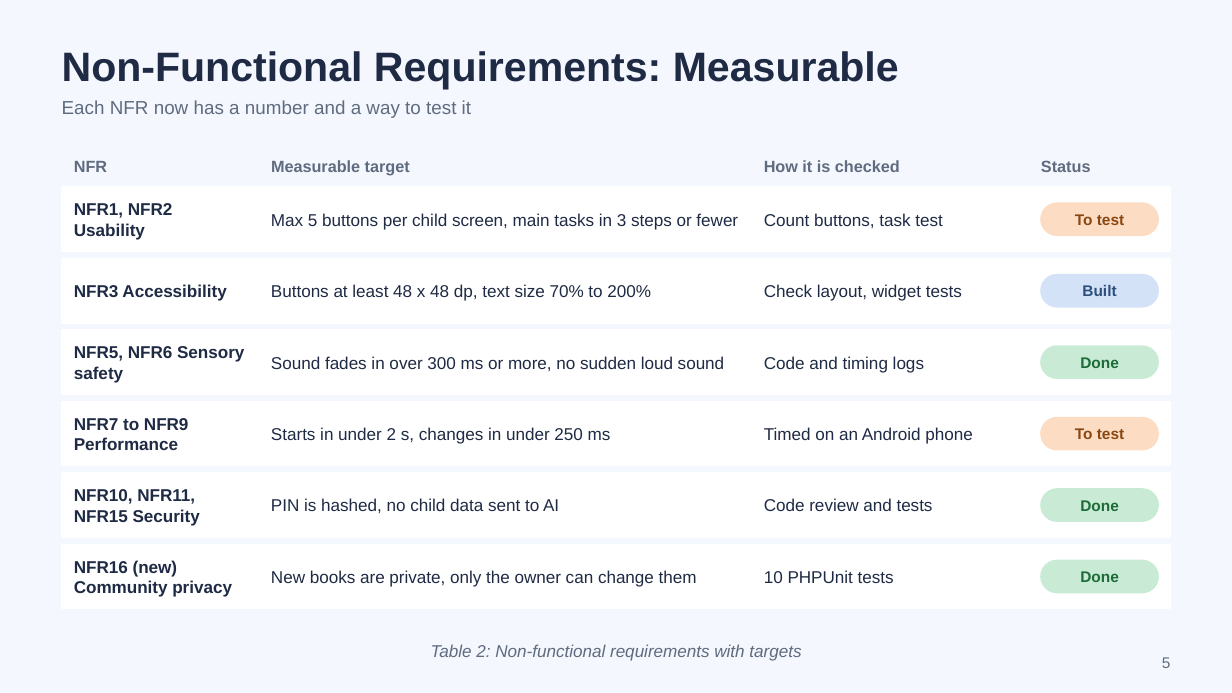
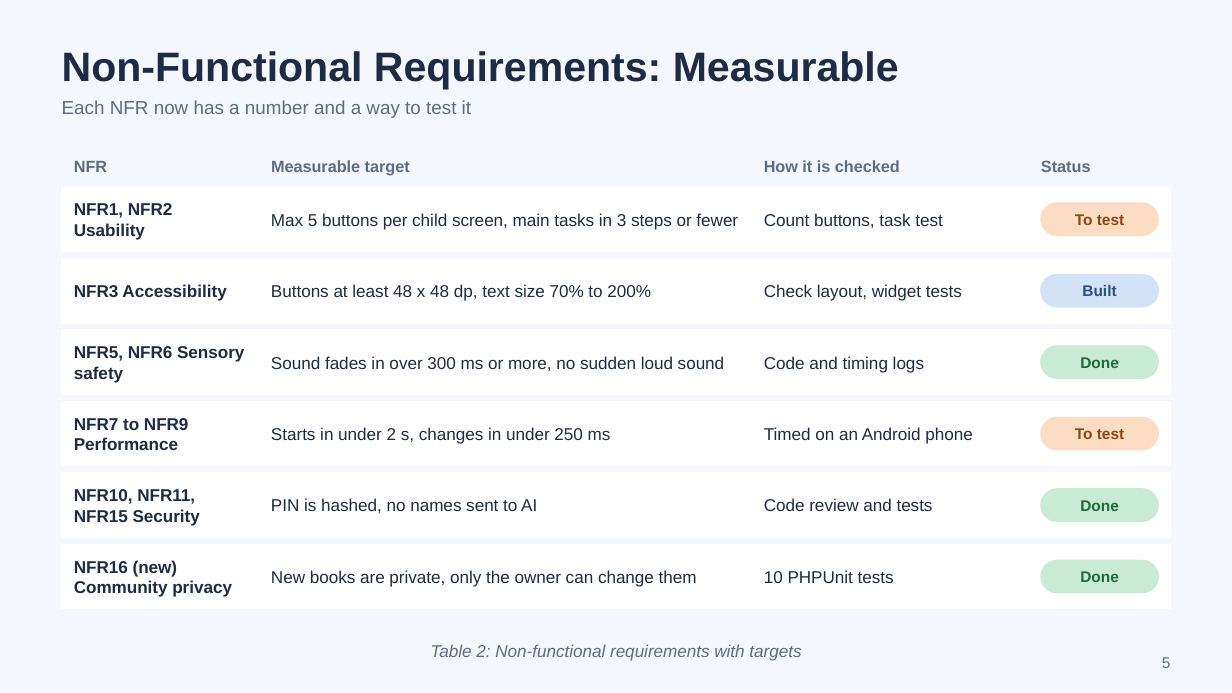
Before and after one commit to scz912/autism_audiobook, a slide deck: slide 5 of deliverables/Visual_Playlist_AP2_Progress.pptx. Drawn at 1232x693 pixels with LibreOffice and Linux fonts; fonts in the diff are those of the drawing. Boxes give left, top, right and bottom in pixels: in the first picture for what was removed or moved away, otherwise in the second. Text is boxed around its words. In the diff, an @@ line names an element or a change of style, - is before the commit and + after.

```diff
--- a/deliverables/Visual_Playlist_AP2_Progress.pptx
+++ b/deliverables/Visual_Playlist_AP2_Progress.pptx
@@ text at [271, 498, 537, 513]: text changed @@
-PIN is hashed, no child data sent to AI
+PIN is hashed, no names sent to AI
```
Also in this commit, not shown: 9 other slides changed, 1 slide added, 2 other files.
